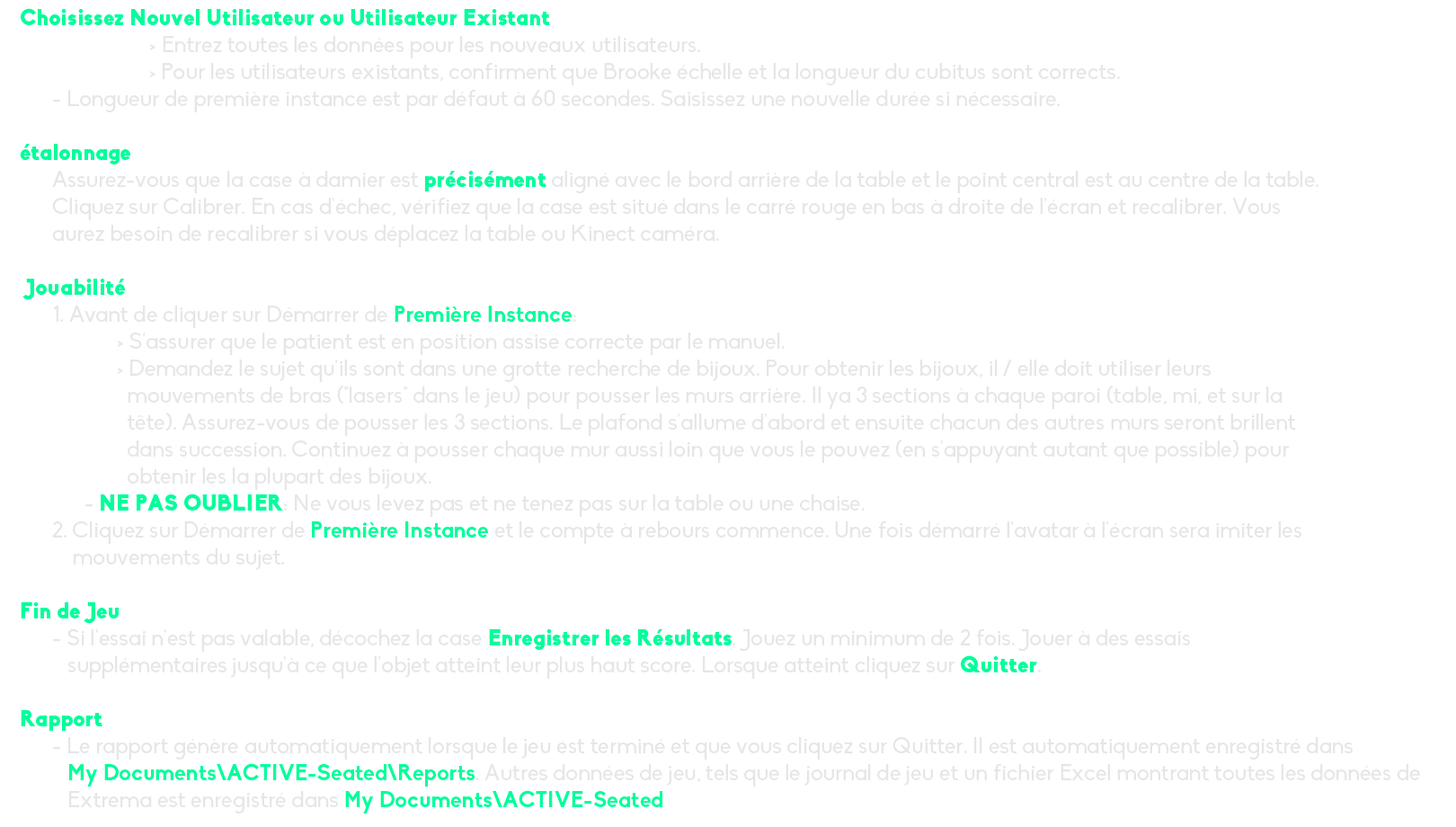
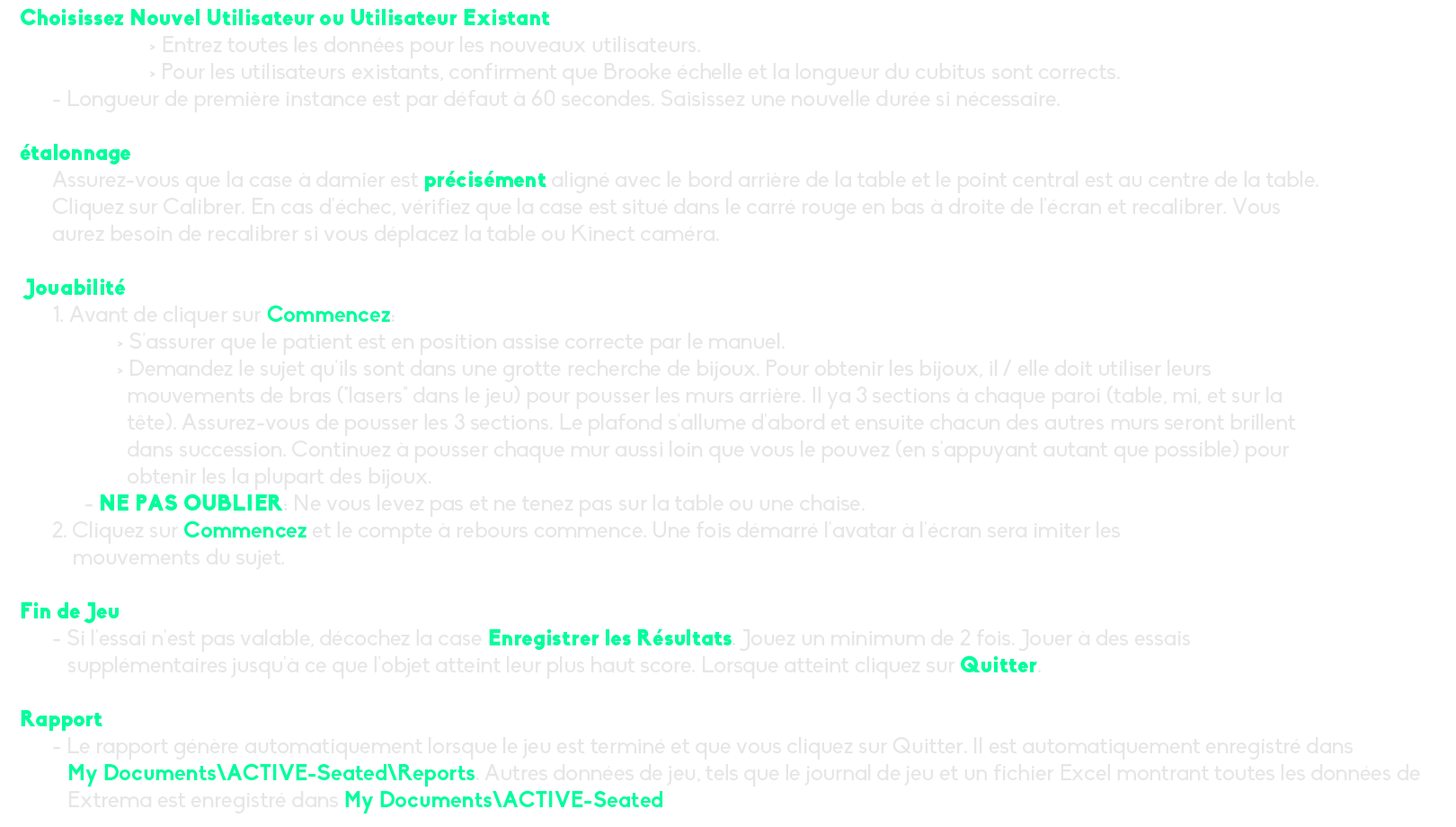
Before/after of a 1456px x 827px layered artwork. What changed in the layer stack:
painted on "Choisissez Nouvel Utilisateur ou Utilisateur Existant > En" over [184, 304, 1302, 544]
